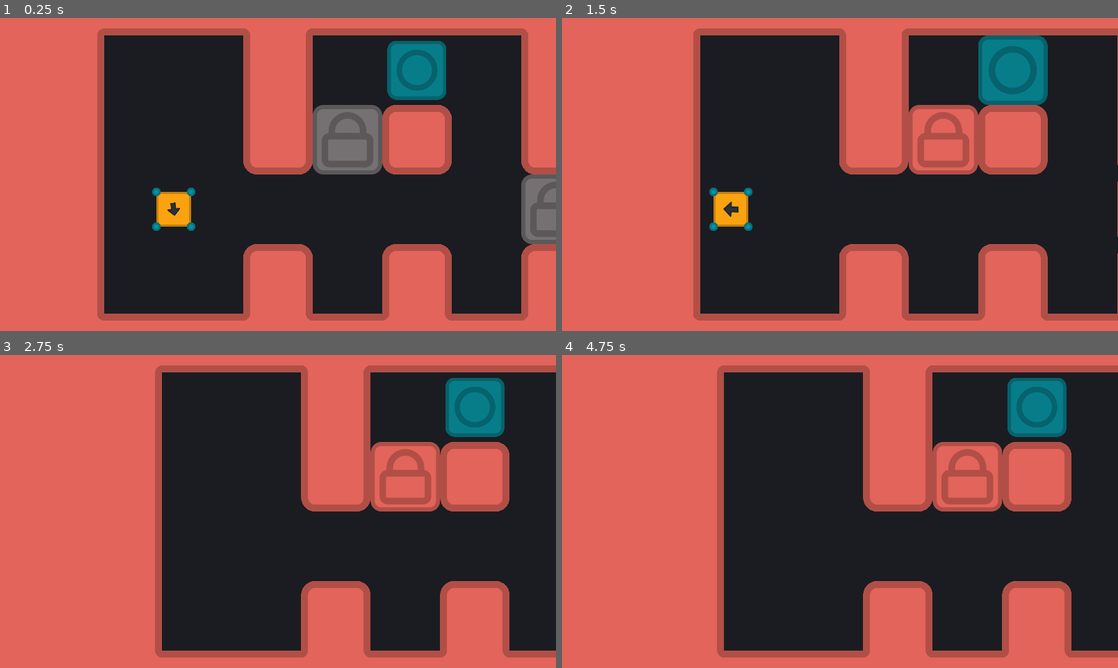
Above: before the commit, frames 1-4 (two rows, left to right).
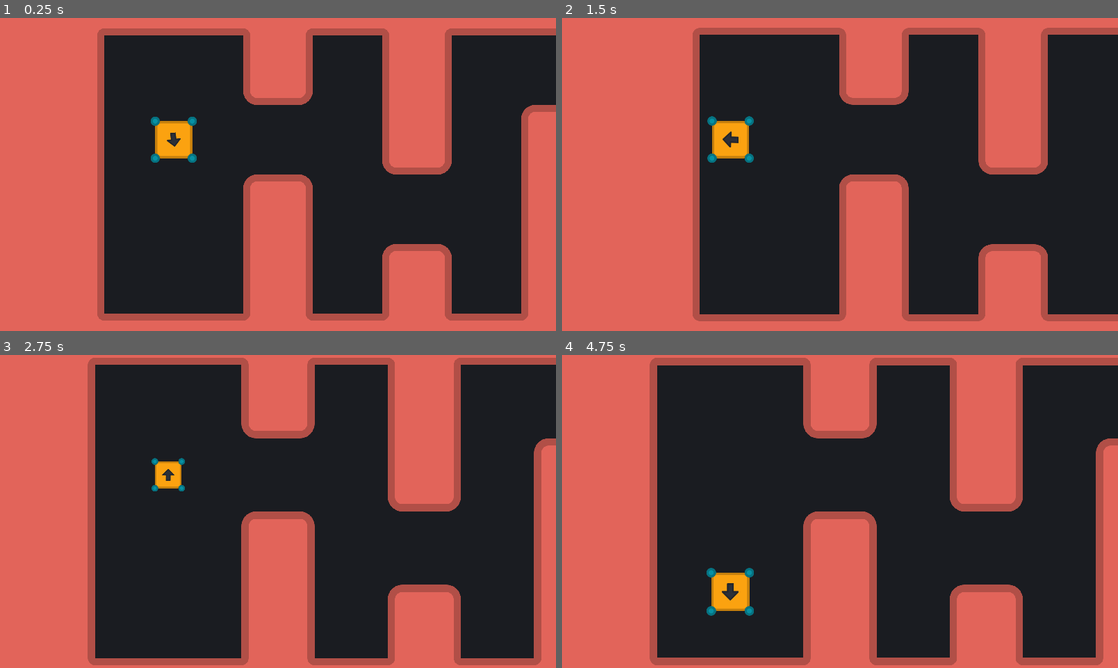
Above: after the commit, the same moments.

Repository: Kangrew/BYOG_2021
Game: Godot game, scene res://scenes/GameScene.tscn
The game is run twice, just before and just after one commit, with the same random seed, the same clock (stepped at 60 frames per second) and the same inputs.
Inputs:
- Up to frame 1 (0.25 s): no input
- Up to frame 2 (1.5 s): hold Space (push) 0.53-1.28 s; tap Space (push) at 1.35 s
- Up to frame 3 (2.75 s): hold Space (push) from 2.03 s (still down)
- Up to frame 4 (4.75 s): release Space (push) at 2.78 s; tap Space (push) at 2.85, 4.35 s; hold Space (push) 3.53-4.28 s

The runs differ from the first frame. In frame 1, 17% of the frame differs, in the area x 27-100%, y 3-76%; in frame 2, 14%; in frame 3, 50%; in frame 4, 50%, in the area x 15-100%, y 0-100%.

Commit message:
jerrin fix the bug

Diff:
--- a/project.godot
+++ b/project.godot
@@ -9,6 +9,11 @@
 config_version=4
 
 _global_script_classes=[ {
+"base": "Node2D",
+"class": "Blockouts",
+"language": "GDScript",
+"path": "res://scripts/Blockouts.gd"
+}, {
 "base": "Node2D",
 "class": "Level",
 "language": "GDScript",
@@ -30,6 +35,7 @@
 "path": "res://scripts/Player.gd"
 } ]
 _global_script_class_icons={
+"Blockouts": "",
 "Level": "",
 "Lock": "",
 "MainCamera": "",
--- a/scenes/GameScene.tscn
+++ b/scenes/GameScene.tscn
@@ -1,9 +1,10 @@
-[gd_scene load_steps=6 format=2]
+[gd_scene load_steps=7 format=2]
 
 [ext_resource path="res://scenes/scene_Level2.tscn" type="PackedScene" id=1]
 [ext_resource path="res://scenes/prefab_Player.tscn" type="PackedScene" id=2]
 [ext_resource path="res://scripts/MainCamera.gd" type="Script" id=3]
 [ext_resource path="res://scenes/prefab_PlayerDeathParticles.tscn" type="PackedScene" id=4]
+[ext_resource path="res://scenes/scene_Level1.tscn" type="PackedScene" id=5]
 [ext_resource path="res://scripts/Blockouts.gd" type="Script" id=6]
 
 [node name="GameScene" type="Node2D"]
@@ -18,15 +19,17 @@
 
 [node name="Player" parent="Game" instance=ExtResource( 2 )]
 position = Vector2( 480, -360 )
+scale = Vector2( 1, 1 )
 player_speed = 1000.0
 death_particles_path = NodePath("../CPUParticles2D")
 main_cam_path = NodePath("../MainCamera")
+blockout_path = NodePath("../Blockout")
+reset_duration = 2.0
+cam_zoom = Vector2( 0.95, 0.95 )
 
 [node name="CPUParticles2D" parent="Game" instance=ExtResource( 4 )]
 
 [node name="Blockout" type="Node2D" parent="Game"]
 script = ExtResource( 6 )
 player_path = NodePath("../Player")
-main_cam_path = NodePath("../MainCamera")
-
-[node name="Level 2" parent="Game/Blockout" instance=ExtResource( 1 )]
+levels = [ ExtResource( 5 ), ExtResource( 1 ) ]
--- /dev/null
+++ b/scenes/prefab_Goal.tscn
@@ -0,0 +1,20 @@
+[gd_scene load_steps=4 format=2]
+
+[ext_resource path="res://sprites/sprite_goal-240-240.png" type="Texture" id=1]
+[ext_resource path="res://scripts/Goal.gd" type="Script" id=2]
+
+[sub_resource type="RectangleShape2D" id=1]
+extents = Vector2( 120, 120 )
+
+[node name="Goal" type="Sprite"]
+self_modulate = Color( 0.443137, 0.968627, 0.623529, 1 )
+position = Vector2( 2640, -240 )
+texture = ExtResource( 1 )
+script = ExtResource( 2 )
+
+[node name="Area2D" type="Area2D" parent="."]
+
+[node name="CollisionShape2D" type="CollisionShape2D" parent="Area2D"]
+shape = SubResource( 1 )
+
+[connection signal="area_shape_entered" from="Area2D" to="." method="_on_Area2D_area_shape_entered"]
--- a/scenes/scene_Level1.tscn
+++ b/scenes/scene_Level1.tscn
@@ -1,11 +1,12 @@
 [gd_scene load_steps=4 format=2]
 
-[ext_resource path="res://sprites/sprite_goal-240-240.png" type="Texture" id=1]
+[ext_resource path="res://scenes/prefab_Goal.tscn" type="PackedScene" id=1]
 [ext_resource path="res://resources/tileset_Blockout.tres" type="TileSet" id=2]
 [ext_resource path="res://scripts/Level.gd" type="Script" id=3]
 
 [node name="Level 1" type="Node2D"]
 script = ExtResource( 3 )
+start_pos_path = NodePath("StartPos")
 
 [node name="StartPos" type="Position2D" parent="."]
 position = Vector2( 480, -600 )
@@ -19,7 +20,4 @@
 format = 1
 tile_data = PoolIntArray( -262146, 0, 131073, -262145, 0, 1, -327680, 0, 131081, -327679, 0, 131072, -327678, 0, 131072 …(956 unchanged characters)…
 
-[node name="Sprite" type="Sprite" parent="."]
-self_modulate = Color( 0.443137, 0.968627, 0.623529, 1 )
-position = Vector2( 2640, -240 )
-texture = ExtResource( 1 )
+[node name="Goal" parent="." instance=ExtResource( 1 )]
--- a/scenes/scene_Level2.tscn
+++ b/scenes/scene_Level2.tscn
@@ -1,11 +1,14 @@
-[gd_scene load_steps=5 format=2]
+[gd_scene load_steps=6 format=2]
 
 [ext_resource path="res://Prefab/Lock.tscn" type="PackedScene" id=1]
 [ext_resource path="res://Prefab/Key.tscn" type="PackedScene" id=2]
 [ext_resource path="res://sprites/sprite_goal-240-240.png" type="Texture" id=3]
 [ext_resource path="res://resources/tileset_Blockout.tres" type="TileSet" id=4]
+[ext_resource path="res://scripts/Level.gd" type="Script" id=5]
 
 [node name="Level 2" type="Node2D"]
+script = ExtResource( 5 )
+start_pos_path = NodePath("StartPos")
 
 [node name="StartPos" type="Position2D" parent="."]
 position = Vector2( 540, -540 )
--- a/scripts/Blockouts.gd
+++ b/scripts/Blockouts.gd
@@ -1,17 +1,22 @@
 extends Node2D
+class_name Blockouts
 
 export var player_path : NodePath;
-export var main_cam_path : NodePath;
 export var levels : Array;
 
-onready var player : Player = get_node(player_path);
-onready var main_cam : MainCamera = get_node(main_cam_path);
-onready var current_lev_index : int = 0;
+onready var player : Sprite = get_node(player_path);
+onready var next_lev_index : int = 0;
 onready var current_lev : Level;
 
-func reset_scene(tween : Tween) -> void:
-#	tween.interpolate_property(main_cam, "global_position", main_cam.global_position, )
-	pass
+func _ready():
+	load_level();
 
 func load_level() -> void:
-	get_child(0).queue_free();
+	if get_child_count() > 0:
+		get_child(0).queue_free();
+
+	var ins = levels[next_lev_index].instance();
+	add_child(ins);
+	current_lev = ins;
+
+	player.global_position = current_lev.start_pos.global_position;
--- /dev/null
+++ b/scripts/Goal.gd
@@ -0,0 +1,6 @@
+extends Sprite
+
+func _on_Area2D_area_shape_entered(area_id, area, area_shape, local_shape):
+	print("goal");
+	if area.is_in_group("Player"):
+		get_parent().get_parent().load_level();
--- a/scripts/MainCamera.gd
+++ b/scripts/MainCamera.gd
@@ -8,4 +8,5 @@
 onready var pos_x_offset : float = global_position.x - player.global_position.x;
 
 func _process(_delta):
-	position = Vector2(player.global_position.x + pos_x_offset, global_position.y);
+	if !player.is_dead:
+		position = Vector2(player.global_position.x + pos_x_offset, global_position.y);
--- a/scripts/Player.gd
+++ b/scripts/Player.gd
@@ -9,19 +9,28 @@
 export var arrow_rot_duration : float = 0.5;
 export var death_particles_path : NodePath;
 export var main_cam_path : NodePath;
+export var blockout_path : NodePath;
+export var die_anim_duration : float = 0.5;
+export var reset_duration : float = 1;
+export var cam_zoom : Vector2 = Vector2.ONE;
+export var cam_zoom_duration_in : float = 0.5;
+export var cam_zoom_duration_out : float = 0.2;
 
 var is_player_ready = false;
 var current_dir = directions.RIGHT;
 var direction_vector = Vector2.ZERO;
 var is_frozen = true;
 var beats_left = 4
-var die_aim_duration : float = 0.5;
+var is_dead : bool = false;
+var zoom_tween;
 
 onready var death_particles : CPUParticles2D = get_node(death_particles_path);
 onready var main_cam : MainCamera = get_node(main_cam_path);
+onready var blockout : Blockouts = get_node(blockout_path);
 onready var tween : Tween = $Tween;
 onready var arrow : Sprite = $Arrow;
 onready var beats : Node2D = $BeatsLeft;
+onready var area_shape : CollisionShape2D = $Area2D/CollisionShape2D;
 
 func _ready():
 	change_dir();
@@ -31,10 +40,11 @@
 		position += direction_vector * player_speed * delta;
 
 func _unhandled_input(event) -> void:
-	if event.is_action_pressed("push"):
-		freeze();
-	elif event.is_action_released("push"):
-		push();
+	if !is_dead:
+		if event.is_action_pressed("push"):
+			freeze();
+		elif event.is_action_released("push"):
+			push();
 
 func _on_Area2D_body_shape_entered(_body_id, body, _body_shape, _local_shape):
 	if body.is_in_group("block"):
@@ -71,12 +81,16 @@
 		beat.visible = true;
 
 func freeze() -> void:
-
+	tween.interpolate_property(main_cam, "zoom", Vector2.ONE, cam_zoom, cam_zoom_duration_in, Tween.TRANS_EXPO, Tween.EASE_OUT);
 	is_frozen = true;
+	tween.start();
 
 func push() -> void:
+	tween.stop(main_cam);
+	tween.interpolate_property(main_cam, "zoom", main_cam.zoom, Vector2.ONE, cam_zoom_duration_out, Tween.TRANS_EXPO, Tween.EASE_OUT);
 	is_player_ready = true;
 	is_frozen = false;
+	tween.start();
 
 	reset_beats()
 
@@ -90,8 +104,20 @@
 		direction_vector = Vector2(0.0, -1.0);
 
 func die() -> void:
+	is_dead = true;
 	death_particles.global_position = global_position;
 	death_particles.emitting = true;
-	tween.interpolate_property(self, "scale", Vector2.ONE, Vector2.ZERO, die_aim_duration, Tween.TRANS_EXPO, Tween.EASE_OUT);
+	tween.interpolate_property(self, "scale", Vector2.ONE, Vector2.ZERO, die_anim_duration, Tween.TRANS_EXPO, Tween.EASE_OUT);
+	tween.interpolate_property(main_cam, "global_position", main_cam.global_position, Vector2(blockout.current_lev.start_pos.global_position.x + main_cam.pos_x_offset, main_cam.global_position.y), reset_duration / 2, Tween.TRANS_ELASTIC, Tween.EASE_OUT);
 	direction_vector = Vector2.ZERO;
+
+	tween.interpolate_callback(self, reset_duration / 2, "reset");
 	tween.start();
+
+func reset() -> void:
+	is_dead = false;
+	is_player_ready = false;
+	reset_beats();
+	global_position = blockout.current_lev.start_pos.global_position;
+	tween.interpolate_property(self, "scale", Vector2.ZERO, Vector2.ONE, reset_duration / 2, Tween.TRANS_EXPO, Tween.EASE_OUT);
+	tween.start();
